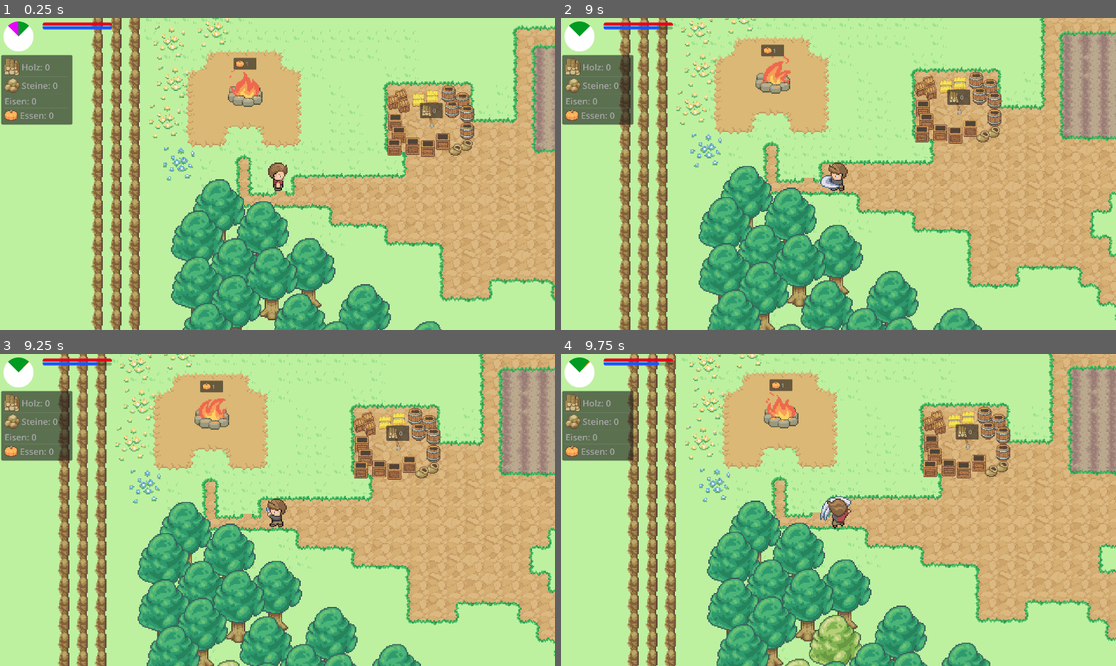
Above: before the commit, frames 1-4 (two rows, left to right).
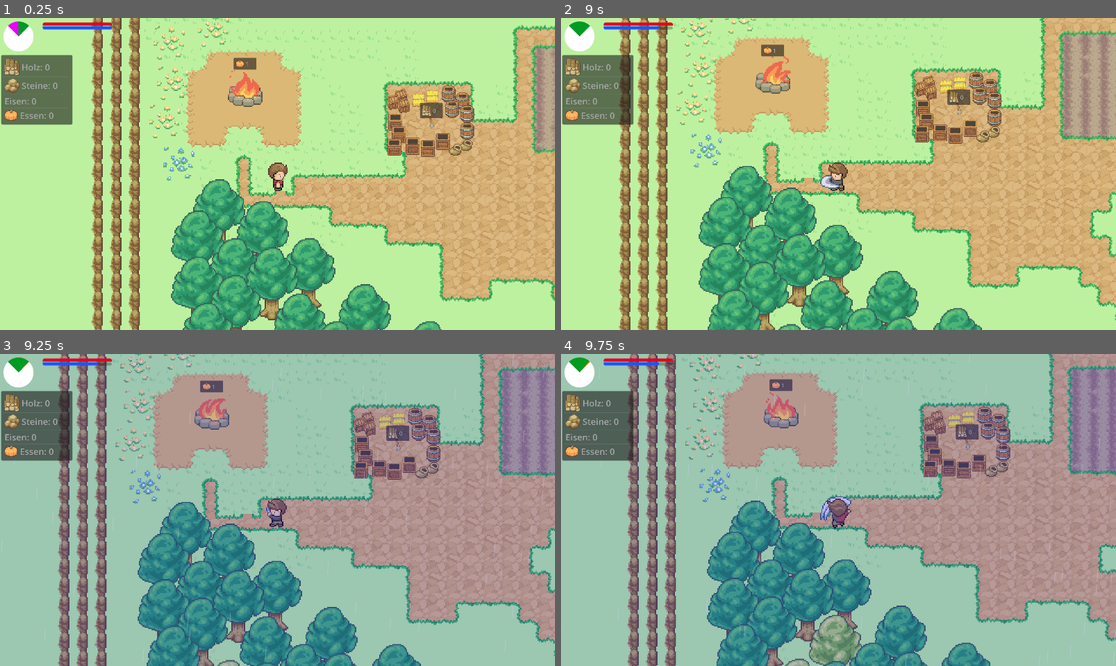
Above: after the commit, the same moments.

Repository: Herzmut-Games/hgj-2023
Game: Godot game, scene res://level.tscn
Same seed, same stepped clock (60 frames per second), same inputs: the game is played once before the commit and once after it.
Inputs:
- Up to frame 1 (0.25 s): no input
- Up to frame 2 (9 s): hold Right (ui_right) 0.53-1.28 s; tap Space (action) every 0.75 s from 0.6 to 8.85 s; hold Down (ui_down) 1.28-2.03 s; hold Right (ui_right) 2.03-2.78 s; hold Up (ui_up) 2.78-3.53 s; hold Left (ui_left) 3.53-5.03 s; hold Down (ui_down) 5.03-5.78 s; hold Right (ui_right) 5.78-6.53 s; hold Up (ui_up) 6.53-7.28 s; hold Right (ui_right) 7.28-8.03 s; hold Down (ui_down) 8.03-8.78 s; hold Left (ui_left) from 8.78 s (still down)
- Up to frame 3 (9.25 s): keep holding Left (ui_left)
- Up to frame 4 (9.75 s): release Left (ui_left) at 9.53 s; hold Up (ui_up) from 9.53 s (still down); tap Space (action) at 9.6 s

Frames 1-2 are identical in both runs. In frame 3, 96% of the frame differs, in the area x 0-100%, y 0-100%; in frame 4, 96%.

Commit message:
feat: add thunderstorm
Signed-off-by: Flipez <code@brauser.io>

Diff:
--- a/Player.gd
+++ b/Player.gd
@@ -21,8 +21,7 @@
 var state = RUN
 
 func _ready():
-	Game.connect("thunderstorm_started", thunderstorm_started)
-	Game.connect("season_changed", season_changed)
+	Game.season_changed.connect(season_changed)
 	_play_animation("idle")
 
 func _physics_process(delta):
@@ -88,13 +87,13 @@
 		interaction_area.disabled = true
 		state = RUN
 
-func thunderstorm_started():
-	rain.visible = true
-	rain_filter.visible = true
-
 func season_changed(season):
-	rain.visible = false
-	rain_filter.visible = false
+	if Game.thunderstorm:
+		rain.visible = true
+		rain_filter.visible = true
+	else:
+		rain.visible = false
+		rain_filter.visible = false
 
 func interact(_area):
 	pass
--- a/flower.gd
+++ b/flower.gd
@@ -6,11 +6,10 @@
 func _ready():
 	var color = colors[randi() % colors.size()]
 	anim_sprite.animation = color
-	Game.connect("thunderstorm_started", thunderstorm_started)
-	Game.connect("season_changed", season_changed)
-
-func thunderstorm_started():
-	anim_sprite.play()
+	Game.season_changed.connect(season_changed)
 
 func season_changed(season):
-	anim_sprite.stop()
+	if Game.thunderstorm:
+		anim_sprite.play()
+	else:
+		anim_sprite.stop()
--- a/game.gd
+++ b/game.gd
@@ -14,6 +14,8 @@
 
 var tools = 0
 var tools_unlocked = false
+
+var thunderstorm = false
 
 enum Items {
 	WOOD, STONE, IRON, FOOD
@@ -38,7 +40,6 @@
 signal thirst_changed
 signal tools_changed
 signal inventory_updated
-signal thunderstorm_started
 
 
 # Called when the node enters the scene tree for the first time.
@@ -81,10 +82,10 @@
 		end_game()
 
 func _season_changed(new_season):
-	var rng = RandomNumberGenerator.new()
-	rng.randomize()
-	if rng.randf_range(0, 1) > 0.5:
-		emit_signal("thunderstorm_started")
+	if randf_range(0, 1) > 0.5:
+		thunderstorm = true
+	else:
+		thunderstorm = false
 	match new_season:
 		Game.Season.WINTER:
 			if house_level < 1:
